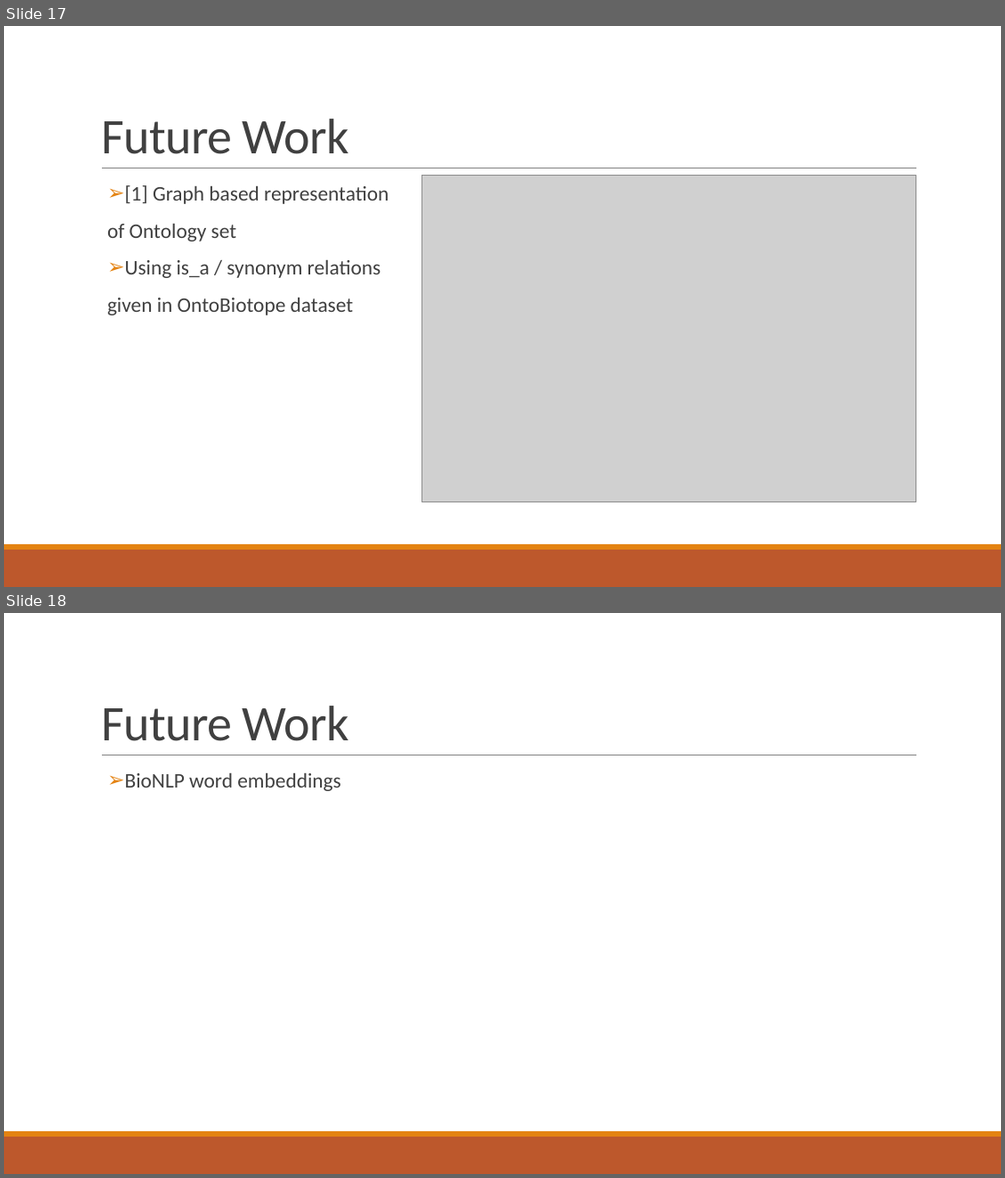
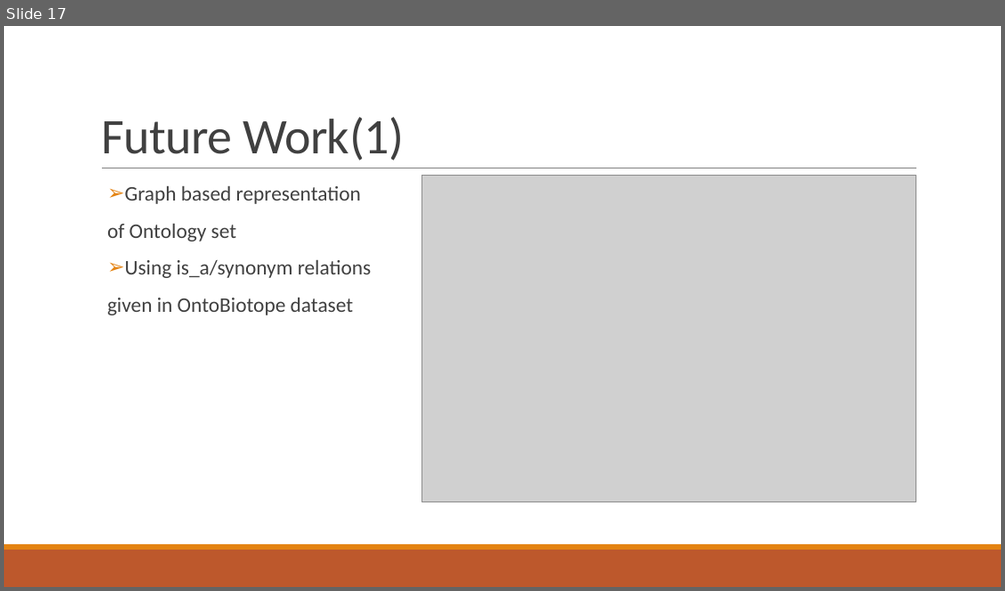
Before and after one commit to abdullahyldz/Cmpe493TermProject, a slide deck: Presentation/Final Presentation/Final Presentation.pptx. Shown one above the other, each under a label of ours: slides 17 and 18 before the commit, slide 17 after it. The pictures are 1005x1178 and 1005x591 pixels, drawn with LibreOffice and Linux fonts; fonts in the diff are those of the drawing; grey boxes stand for pictures. Boxes give left, top, right and bottom in pixels: in the first picture for what was removed or moved away, otherwise in the second. Text is boxed around its words. In the diff, an @@ line names an element or a change of style, - is before the commit and + after.

```diff
--- a/Presentation/Final Presentation/Final Presentation.pptx
+++ b/Presentation/Final Presentation/Final Presentation.pptx
@@ slide 18 removed at box(4, 613, 1001, 1174), background #FFFFFF; not listed: 3 template elements that a slide beside it also shows @@
@@ title removed at box(101, 706, 349, 741) @@
-Future Work
@@ text removed at box(125, 773, 340, 791) @@
-➢ BioNLP word embeddings
@@ slide 17 changed as well @@
@@ title at box(101, 117, 404, 160): text changed @@
-Future Work
+Future Work(1)
@@ text at box(125, 186, 361, 204): text changed @@
-➢ [1] Graph based representation
+➢ Graph based representation
@@ text at box(125, 260, 372, 278): spaces changed @@
-➢ Using is_a / synonym relations
+➢ Using is_a/synonym relations
```
Also in this commit, not shown: 19 other slides changed, 1 slide added.
